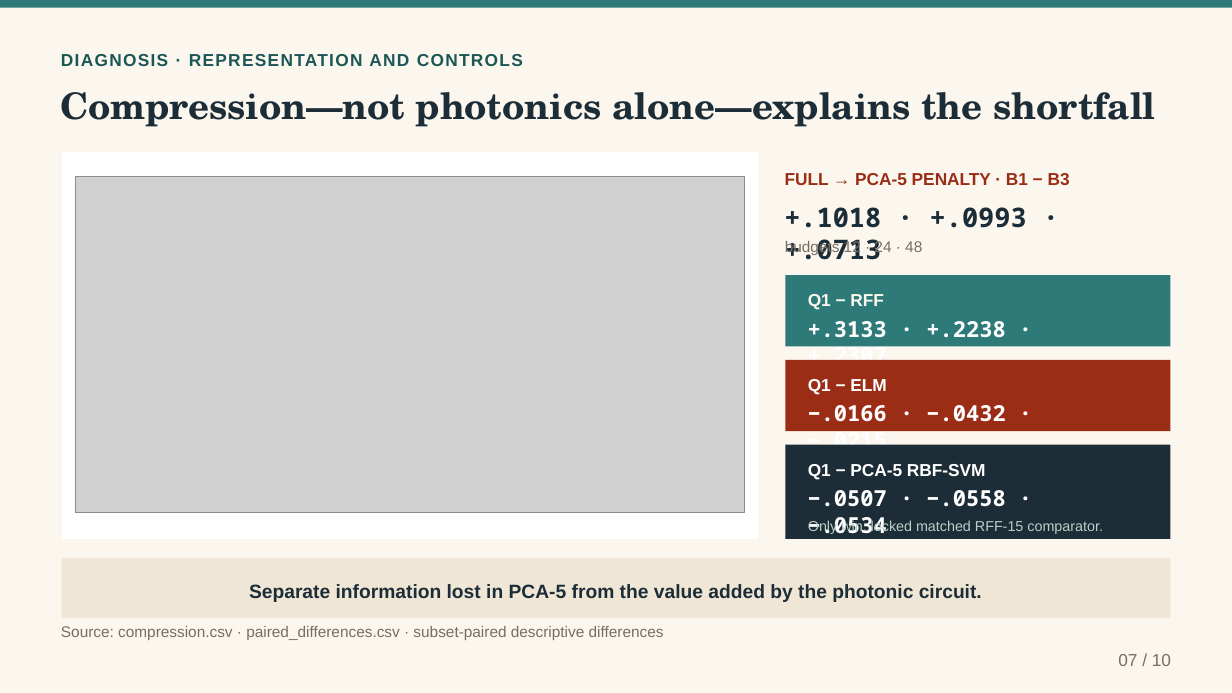
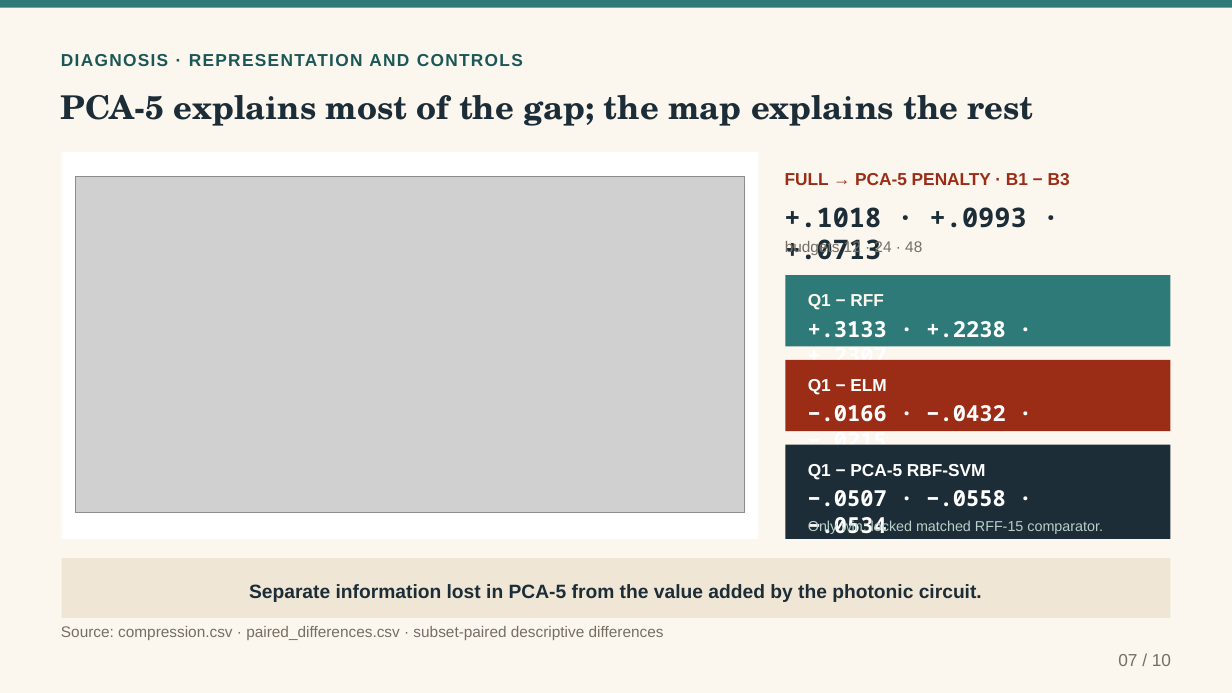
Before and after one commit to MonsieurNam/Quanova_Photonic_Defect_QML, a slide deck: slide 7 of deliverables/Quanova_Photonic_QML_Interview_Case_Study_20260912.pptx. Drawn at 1232x693 pixels with LibreOffice and Linux fonts; fonts in the diff are those of the drawing; grey boxes stand for pictures. Boxes give left, top, right and bottom in pixels: in the first picture for what was removed or moved away, otherwise in the second. Text is boxed around its words. In the diff, an @@ line names an element or a change of style, - is before the commit and + after.

```diff
--- a/deliverables/Quanova_Photonic_QML_Interview_Case_Study_20260912.pptx
+++ b/deliverables/Quanova_Photonic_QML_Interview_Case_Study_20260912.pptx
@@ text at (60,95,1034,126): text changed; size 28.5 to 25.5 pt @@
-Compression—not photonics alone—explains the shortfall
+PCA-5 explains most of the gap; the map explains the rest
```
Also in this commit, not shown: 3 other slides changed, 25 other files.
